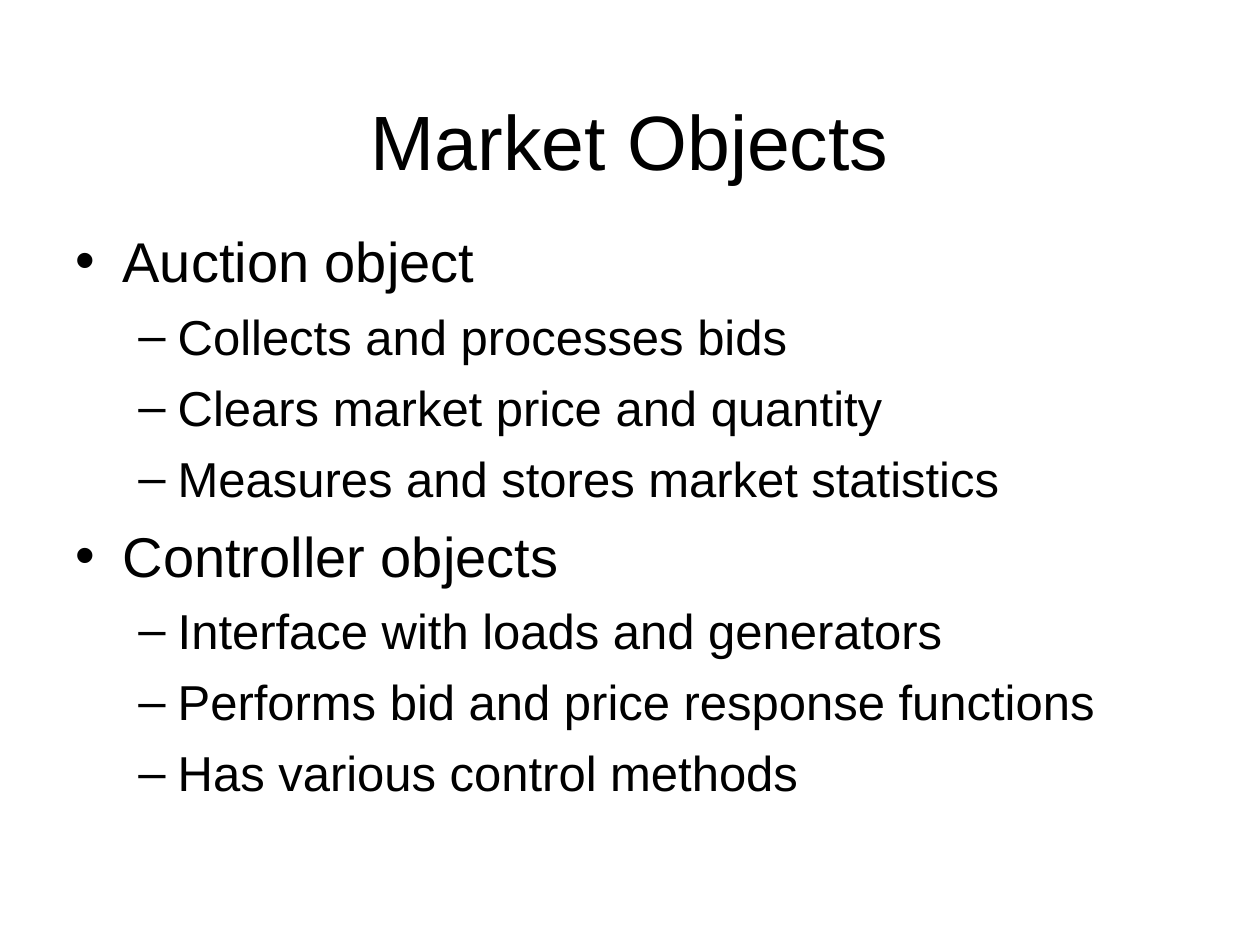
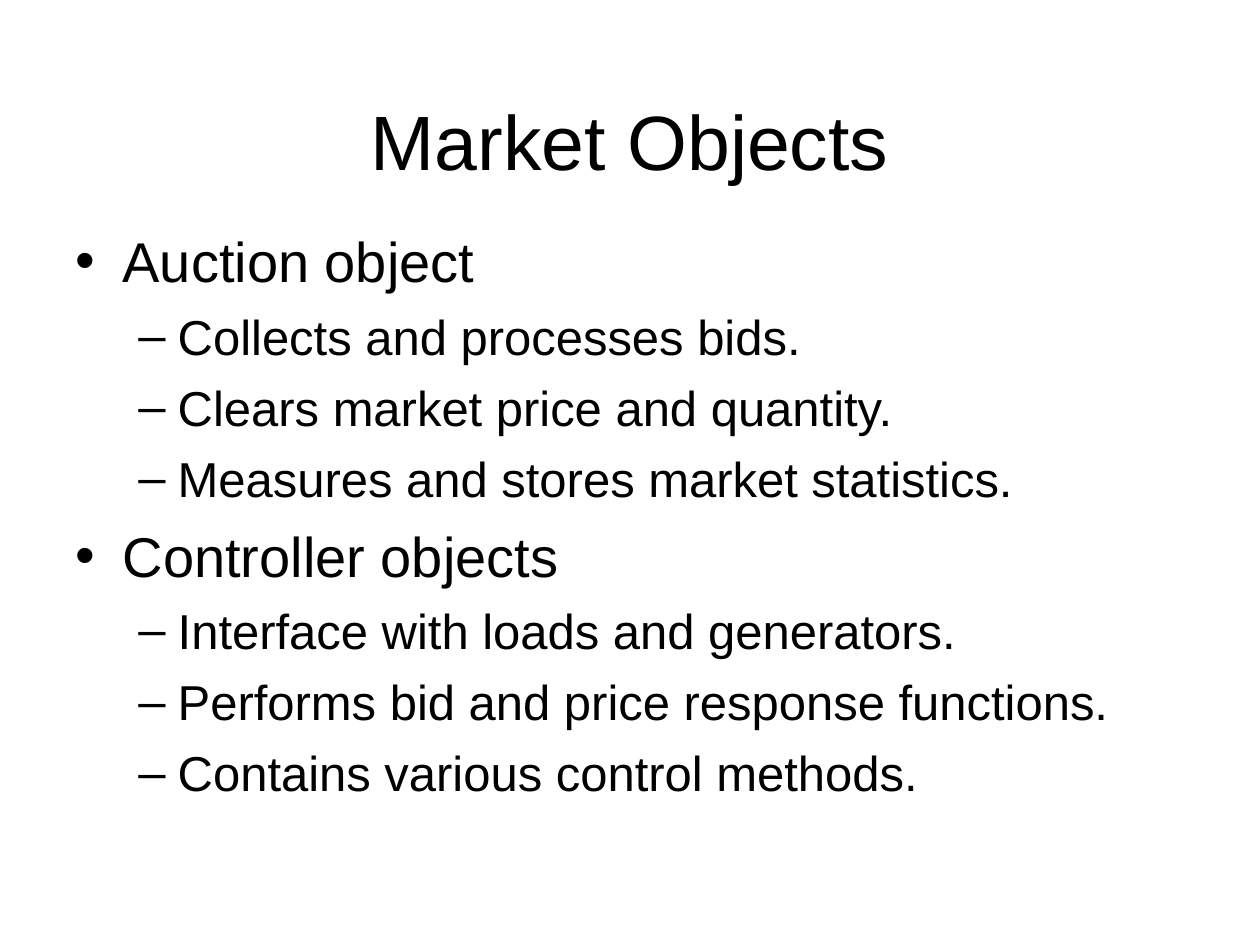
Before and after one commit to gridlab-d/course, a slide deck: slide 12 of Short_6_21_2010/5.1 - Market Module.ppt. Drawn at 1260x945 pixels with LibreOffice and Linux fonts; fonts in the diff are those of the drawing; background and template pictures are left out. Boxes give left, top, right and bottom in pixels: in the first picture for what was removed or moved away, otherwise in the second. Text is boxed around its words. In the diff, an @@ line names an element or a change of style, - is before the commit and + after.

```diff
--- a/Short_6_21_2010/5.1 - Market Module.ppt
+++ b/Short_6_21_2010/5.1 - Market Module.ppt
@@ text at (178, 319, 1012, 498): text changed @@
-  – Collects and processes bids
-  – Clears market price and quantity
-  – Measures and stores market statistics
+  – Collects and processes bids.
+  – Clears market price and quantity.
+  – Measures and stores market statistics.
@@ text at (178, 613, 1108, 792): text changed @@
-  – Interface with loads and generators
-  – Performs bid and price response functions
-  – Has various control methods
+  – Interface with loads and generators.
+  – Performs bid and price response functions.
+  – Contains various control methods.
```
Also in this commit, not shown: 9 other slides changed, 2 slides added.
